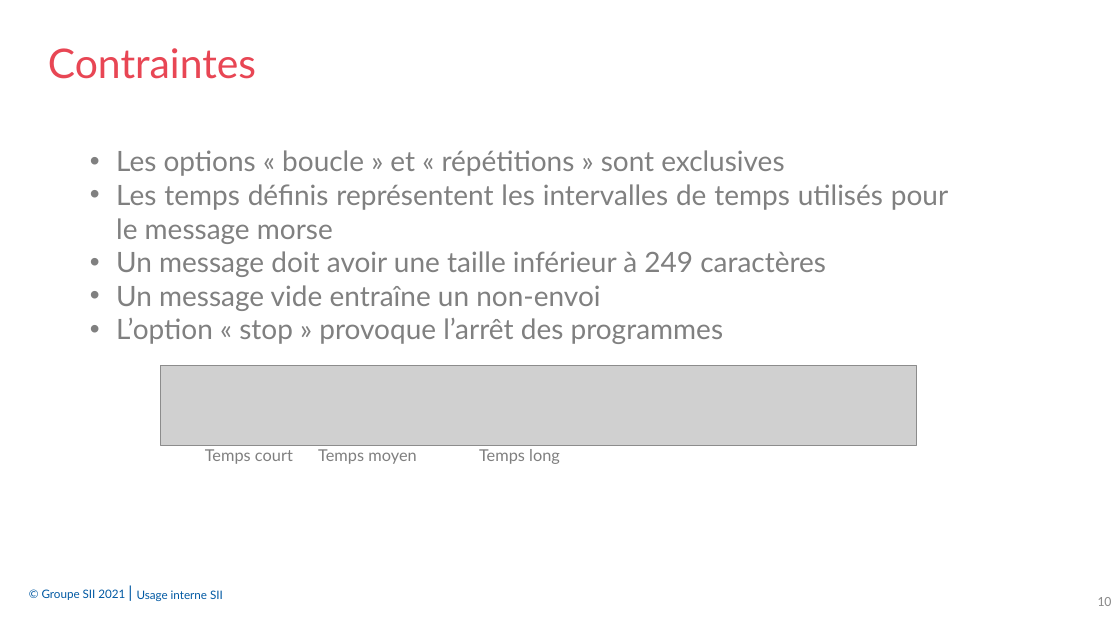
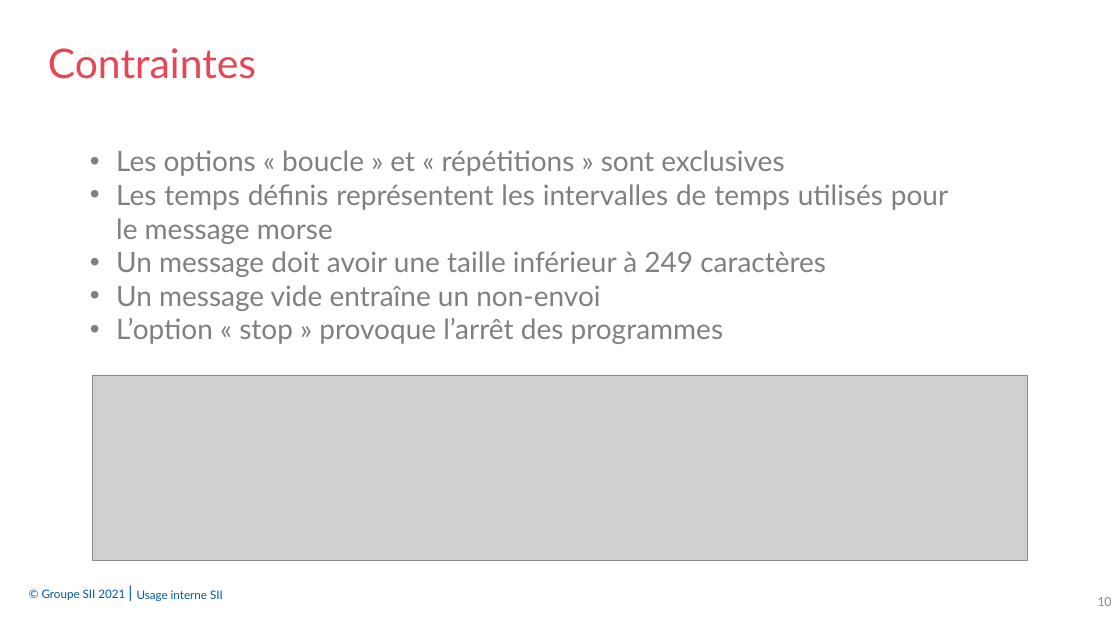
Before and after one commit to FufuAkuseru/TP-morse, a slide deck: slide 10 of presentation_finale.pptm. Drawn at 1120x630 pixels with LibreOffice and Linux fonts; fonts in the diff are those of the drawing; grey boxes stand for pictures; background and template pictures are left out. Boxes give left, top, right and bottom in pixels: in the first picture for what was removed or moved away, otherwise in the second. Text is boxed around its words. In the diff, an @@ line names an element or a change of style, - is before the commit and + after.

```diff
--- a/presentation_finale.pptm
+++ b/presentation_finale.pptm
@@ picture added at bbox=[93, 375, 1028, 560] @@
@@ picture removed at bbox=[160, 365, 917, 445] @@
@@ text removed at bbox=[205, 449, 293, 464] @@
-Temps court
@@ text removed at bbox=[318, 449, 416, 464] @@
-Temps moyen
@@ text removed at bbox=[479, 449, 560, 464] @@
-Temps long
```
Also in this commit, not shown: 5 other slides changed, 1 slide added, 2 other files.
